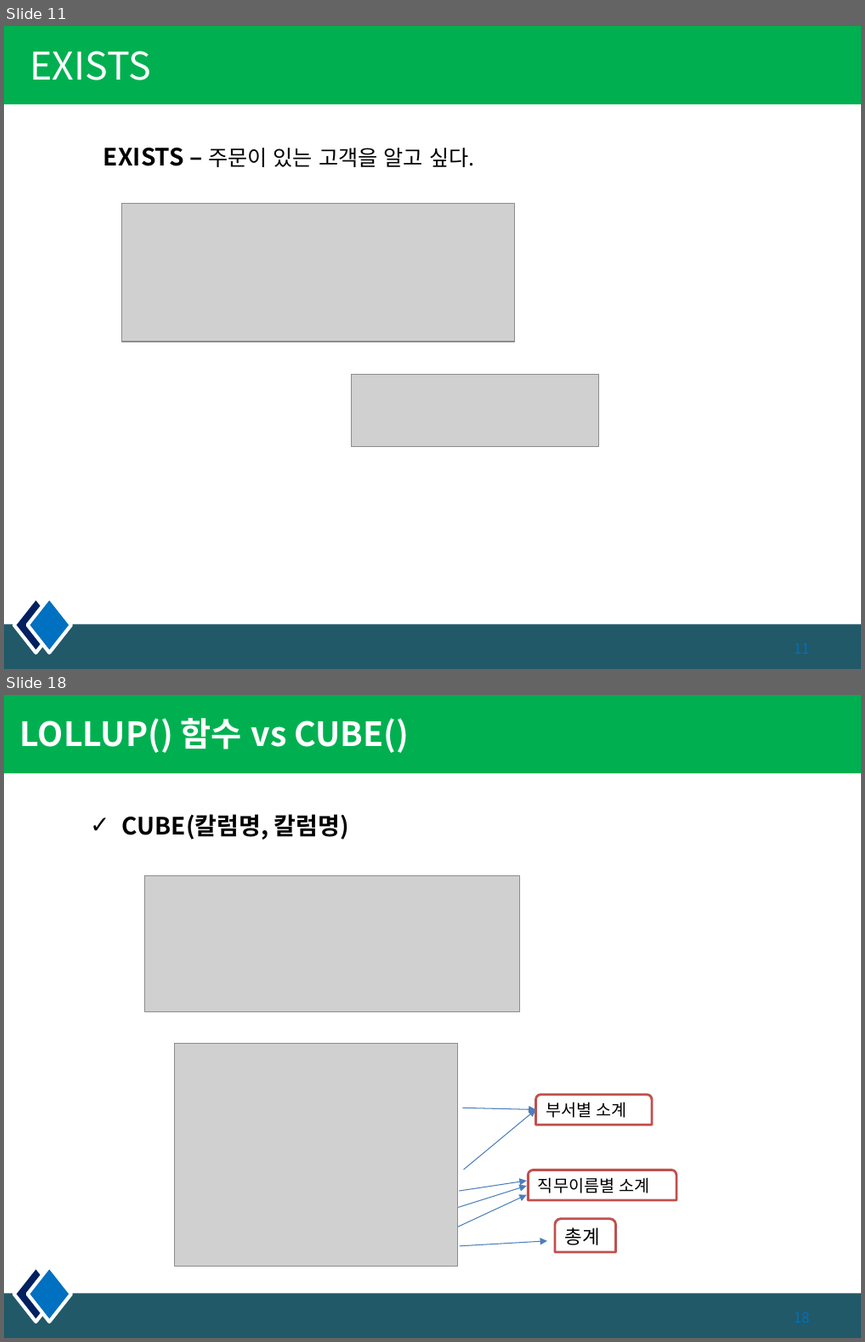
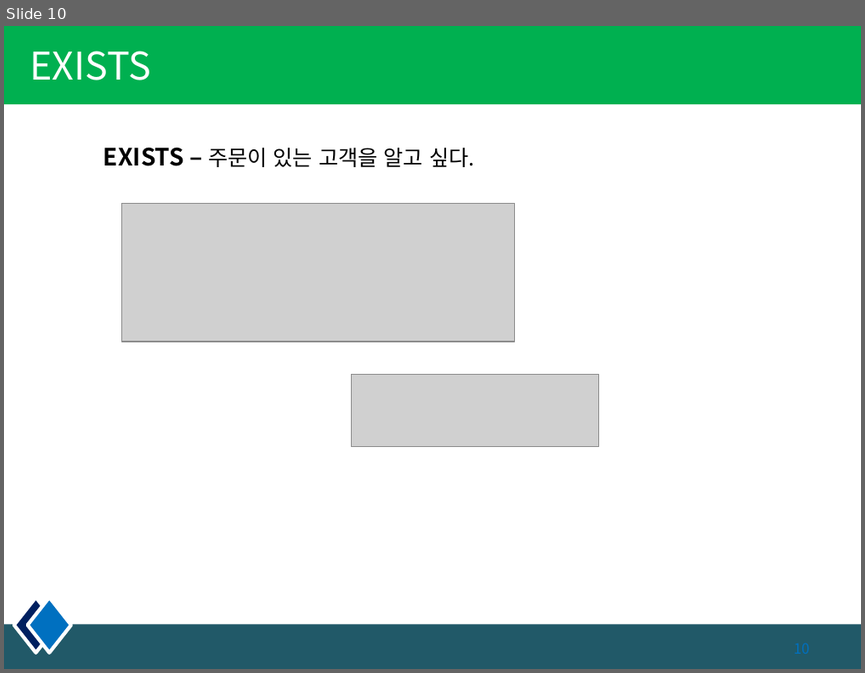
Before and after one commit to kiyongee2/green_project_web, a slide deck: db_ppt/6장. 함수2.pptx. Shown one above the other, each under a label of ours: slides 11 and 18 before the commit, slide 10 after it; the slides between them are not shown. The pictures are 865x1342 and 865x673 pixels, drawn with LibreOffice and Linux fonts; fonts in the diff are those of the drawing; grey boxes stand for pictures. Boxes give left, top, right and bottom in pixels: in the first picture for what was removed or moved away, otherwise in the second. Text is boxed around its words. In the diff, an @@ line names an element or a change of style, - is before the commit and + after.

```diff
--- a/db_ppt/6장. 함수2.pptx
+++ b/db_ppt/6장. 함수2.pptx
@@ slide 18 removed at bbox=[4, 695, 861, 1338], background #FFFFFF; not listed: 4 template elements that a slide beside it also shows @@
@@ title removed at bbox=[20, 718, 409, 753] @@
-LOLLUP() 함수 vs CUBE()
@@ text removed at bbox=[122, 814, 349, 839] @@
-✓ CUBE(칼럼명, 칼럼명)
@@ picture removed at bbox=[144, 876, 520, 1011] @@
@@ picture removed at bbox=[175, 1043, 457, 1266] @@
@@ round same rect removed at bbox=[536, 1095, 652, 1124] @@
-부서별 소계
@@ arrow removed from (462, 1108) to (536, 1110) @@
@@ arrow removed from (463, 1169) to (536, 1110) @@
@@ round same rect removed at bbox=[528, 1169, 676, 1200] @@
-직무이름별 소계
@@ arrow removed from (449, 1231) to (527, 1195) @@
@@ arrow removed from (458, 1208) to (527, 1185) @@
@@ arrow removed from (459, 1191) to (527, 1181) @@
@@ round same rect removed at bbox=[555, 1219, 616, 1252] @@
-총계
@@ arrow removed from (459, 1246) to (547, 1241) @@
@@ what was slide 11 is now slide 10 @@
```
Also in this commit, not shown: 11 slides added, 9 other slides removed, 10 other files.
